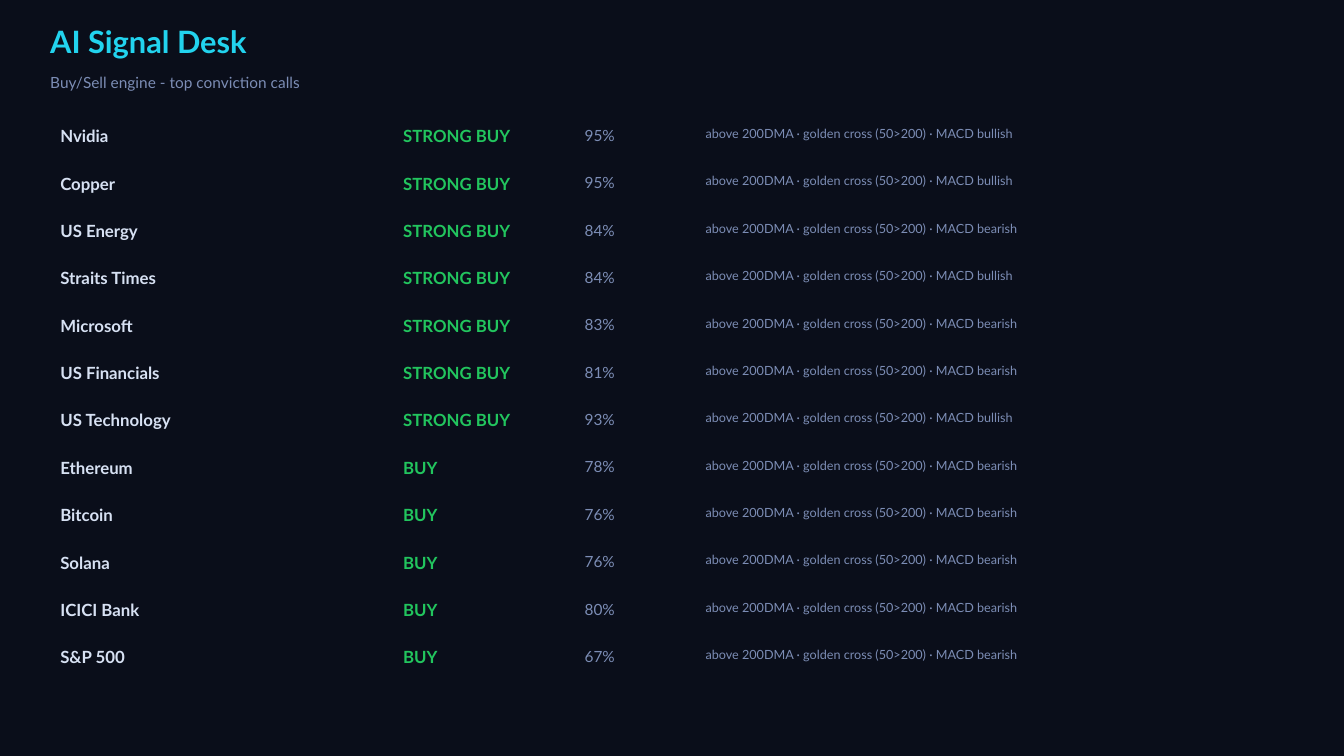
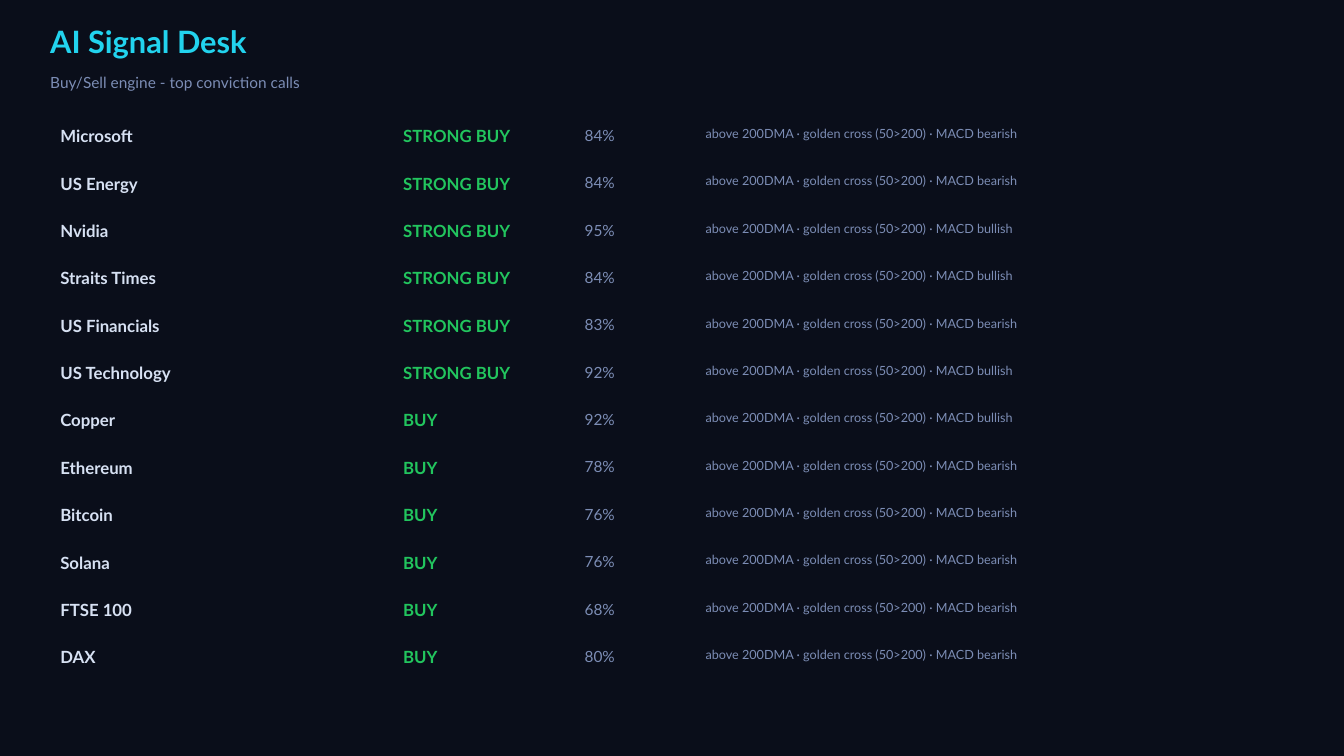
Before and after one commit to Pravkum23/pmr-terminal, a slide deck: slide 4 of docs/pmr_daily.pptx. Drawn at 1344x756 pixels with LibreOffice and Linux fonts; fonts in the diff are those of the drawing. Boxes give left, top, right and bottom in pixels: in the first picture for what was removed or moved away, otherwise in the second. Text is boxed around its words. In the diff, an @@ line names an element or a change of style, - is before the commit and + after.

```diff
--- a/docs/pmr_daily.pptx
+++ b/docs/pmr_daily.pptx
@@ text added at (60, 129, 132, 142), 12 pt, text #D7E1F3, bold @@
+Microsoft
@@ text at (585, 130, 615, 141): text changed @@
-95%
+84%
@@ text at (706, 128, 1017, 140): text changed @@
-above 200DMA · golden cross (50>200) · MACD bullish
+above 200DMA · golden cross (50>200) · MACD bearish
@@ text "US Energy": place and size @@
-text "US Energy" at (60, 224, 138, 240)
+text "US Energy" at (60, 177, 138, 193)
@@ text removed at (60, 177, 115, 193) @@
-Copper
@@ text "84%": place and size @@
-text "84%" at (585, 225, 615, 236)
+text "84%" at (585, 177, 615, 188)
@@ text at (706, 175, 1017, 187): text changed @@
-above 200DMA · golden cross (50>200) · MACD bullish
+above 200DMA · golden cross (50>200) · MACD bearish
@@ text "Nvidia": place and size @@
-text "Nvidia" at (60, 129, 108, 142)
+text "Nvidia" at (60, 224, 108, 237)
@@ text "95%": place and size @@
-text "95%" at (585, 177, 615, 188)
+text "95%" at (585, 225, 615, 236)
@@ text at (706, 223, 1013, 235): text changed @@
-above 200DMA · golden cross (50>200) · MACD bearish
+above 200DMA · golden cross (50>200) · MACD bullish
@@ text at (60, 319, 160, 332): text changed @@
-Microsoft
+US Financials
@@ text at (60, 366, 171, 382): text changed @@
-US Financials
+US Technology
@@ text at (585, 367, 615, 378): text changed @@
-81%
+92%
@@ text at (706, 365, 1013, 377): text changed @@
-above 200DMA · golden cross (50>200) · MACD bearish
+above 200DMA · golden cross (50>200) · MACD bullish
@@ text at (60, 413, 115, 429): text changed @@
-US Technology
+Copper
@@ text at (403, 414, 437, 426): text changed @@
-STRONG BUY
+BUY
@@ text at (585, 414, 615, 425): text changed @@
-93%
+92%
@@ text at (60, 603, 132, 616): text changed @@
-ICICI Bank
+FTSE 100
@@ text added at (585, 604, 615, 615), 11 pt, text #7C8DB5 @@
+68%
@@ text at (60, 651, 95, 663): text changed @@
-S&P 500
+DAX
@@ text "80%": place and size @@
-text "80%" at (585, 604, 615, 615)
+text "80%" at (585, 651, 615, 662)
@@ text removed at (585, 651, 615, 662) @@
-67%
```
Also in this commit, not shown: 3 other slides changed, 2 other files.
